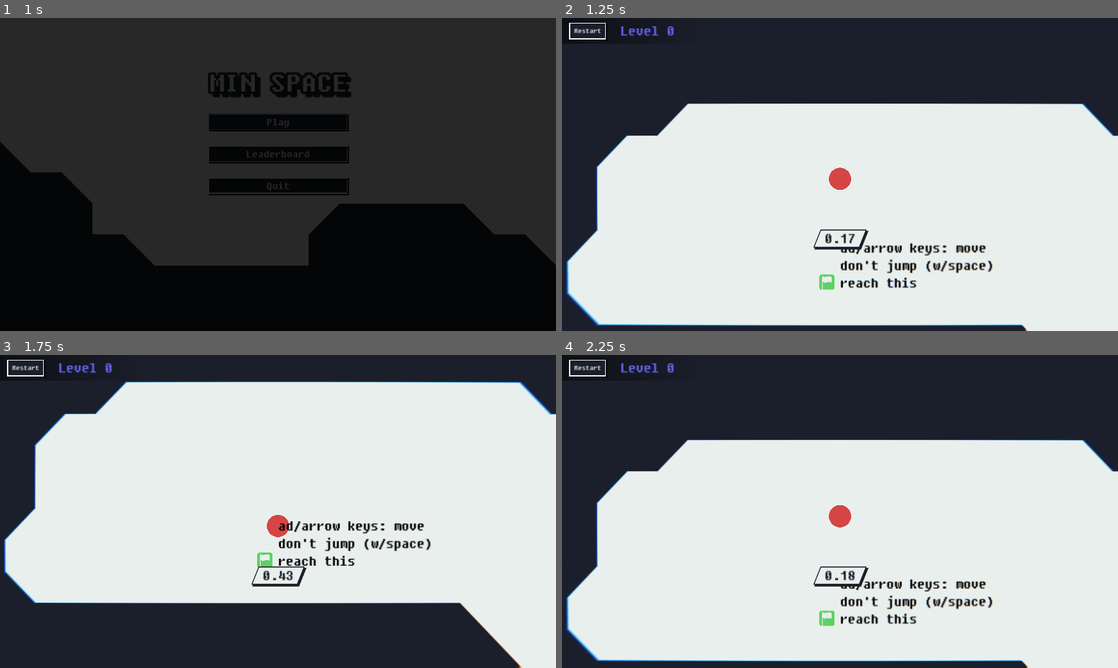
Above: before the commit, frames 1-4 (two rows, left to right).
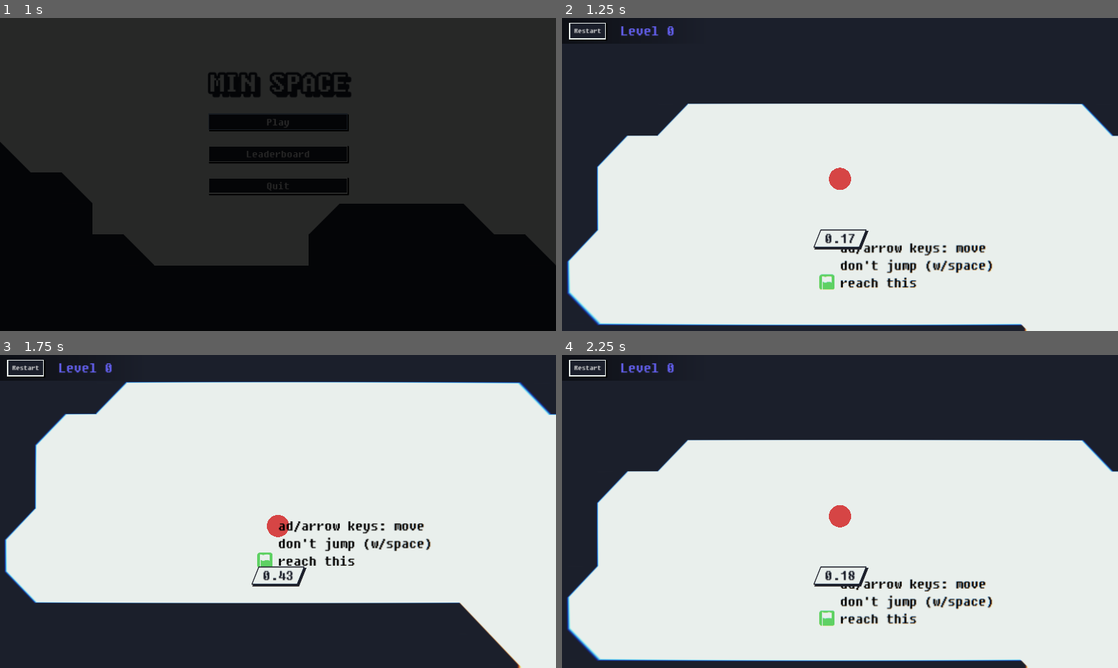
Above: after the commit, the same moments.

Repository: kagamiAL/CALHACKS_2024
Game: Godot game, scene res://scenes/Main/Main.tscn
Same seed, same stepped clock (60 frames per second), same inputs: the game is played once before the commit and once after it.
Inputs:
- Up to frame 1 (1 s): click "Play" at 0.5 s
- Up to frame 2 (1.25 s): no input
- Up to frame 3 (1.75 s): click "Restart" at 1.25 s
- Up to frame 4 (2.25 s): click "Restart" at 2 s

Frame 1 is identical in both runs. In frame 2, 1.3% of the frame differs, in the area x 0-100%, y 27-100%; in frame 3, 1.1%; in frame 4, 1.2%.

Commit message:
fix rolling sound when you die on spikes

Diff:
--- a/scenes/Player/Player.gd
+++ b/scenes/Player/Player.gd
@@ -89,10 +89,12 @@
 	set_process(false)
 	set_physics_process(false)
 	set_deferred("freeze", true)
+	linear_velocity = Vector2()
 	# Hide sprite
 	$Sprite.hide()
 	$%Time.hide()
 	# Play death sound
+	$RollingTheyBoulder.stop()
 	$DeathAudio.play()
 	# All our food keeps BLOWING UP
 	$GPUParticles2D.emitting = true
--- a/scenes/Player/Player.tscn
+++ b/scenes/Player/Player.tscn
@@ -15,7 +15,7 @@
 [sub_resource type="ShaderMaterial" id="ShaderMaterial_ju427"]
 shader = ExtResource("2_qwpdh")
 shader_parameter/dispersion = 0.01
-shader_parameter/distort = 0.01
+shader_parameter/distort = 0.02
 shader_parameter/blur_amount = 0.01
 
 [sub_resource type="StyleBoxFlat" id="StyleBoxFlat_r2koi"]
